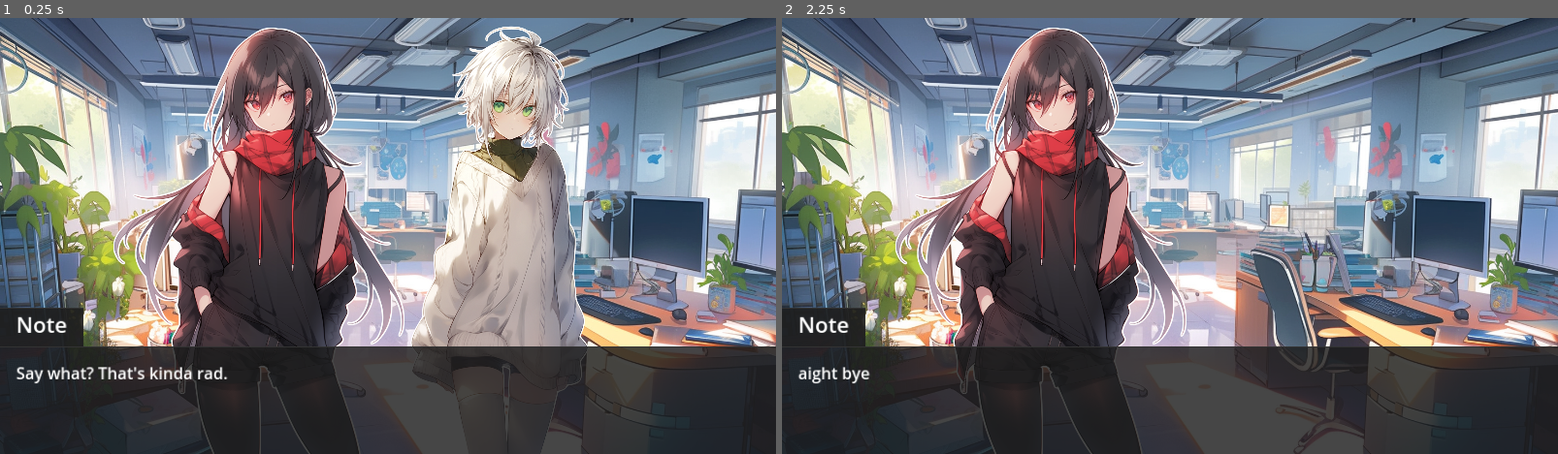
Above: before the commit, frames 1-2 (left to right).
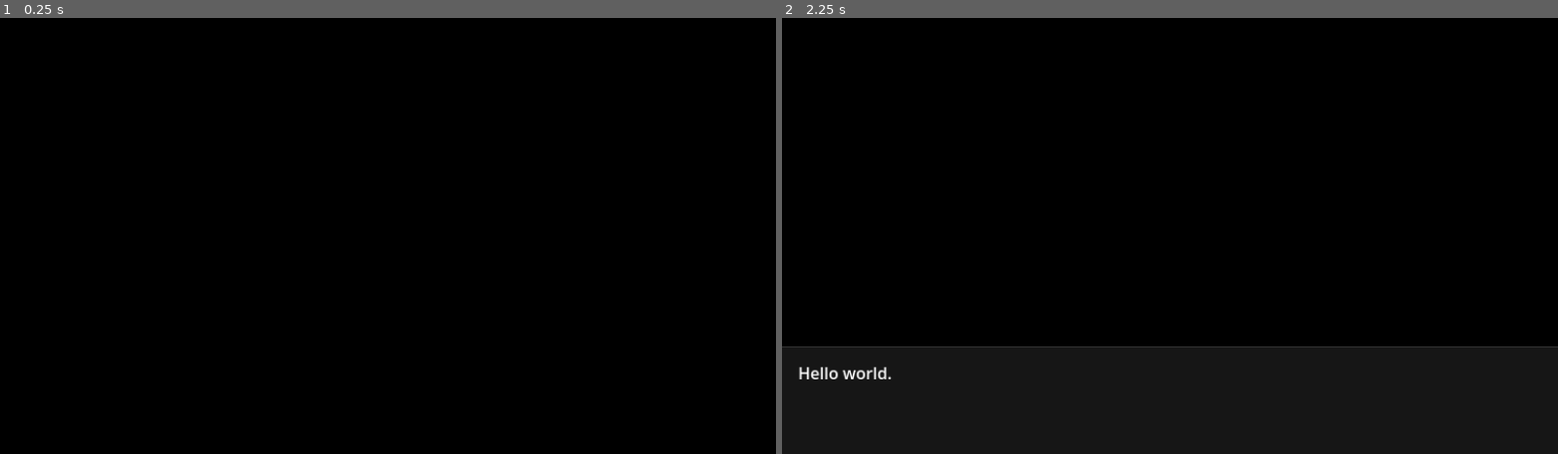
Above: after the commit, the same moments.

Repository: itsMapleLeaf/lovenote
Game: Godot game, scene res://engine/game.tscn
The game is run twice, just before and just after one commit, with the same random seed, the same clock (stepped at 60 frames per second) and the same inputs.
Inputs:
- Up to frame 1 (0.25 s): no input
- Up to frame 2 (2.25 s): tap Enter at 0.5, 2 s; hold Right (dialog_next) 0.53-1.28 s; tap Space at 1.25 s; tap Left (dialog_prev) at 1.35 s; hold Right (dialog_next) from 2.03 s (still down)

The runs differ from the first frame. In frame 1, 100% of the frame differs, in the area x 0-100%, y 0-100%; in frame 2, 87%.

Commit message:
less dumb copying
keep it simple

Diff:
--- a/engine/game.tscn
+++ b/engine/game.tscn
@@ -13,4 +13,3 @@
 [speaker:Note] [enter:note,to=0.65,from=0.2,duration=1] Say what? [wait:1.0] That's kinda rad.
 [speaker:Note] [leave:note,by=0.2,duration=1] aight bye
 [speaker:Ryder] :("
-position = 2
--- a/engine/stage_line.gd
+++ b/engine/stage_line.gd
@@ -7,9 +7,9 @@
 func _init(commands: Array[StageCommand], base_snapshot: StageSnapshot) -> void:
 	self.commands = commands
 
-	snapshot = base_snapshot.duplicate(true) as StageSnapshot
-	StageSnapshot.reset_dialog(snapshot)
-	StageSnapshot.apply_commands(snapshot, commands)
+	snapshot = base_snapshot.copy()
+	snapshot.reset_dialog()
+	snapshot.apply_commands(commands)
 
 
 func _to_string() -> String:
--- a/engine/stage_snapshot.gd
+++ b/engine/stage_snapshot.gd
@@ -1,11 +1,10 @@
 class_name StageSnapshot
-extends Resource
 
-@export var background: String = ""
-@export var speaker: String = ""
-@export var characters: Array[CharacterSnapshot] = []
+var background: String = ""
+var speaker: String = ""
+var characters: Array[CharacterSnapshot] = []
 
-@export var text: String = "":
+var text: String = "":
 	set(input):
 		text = extra_white_space.sub(input.strip_edges(), " ", true)
 
@@ -22,22 +21,33 @@
 	return "StageSnapshot(%s)" % data
 
 
-static func reset_dialog(snapshot: StageSnapshot) -> void:
-	snapshot.speaker = ""
-	snapshot.text = ""
+func copy() -> StageSnapshot:
+	var snapshot := StageSnapshot.new()
+	snapshot.background = background
+	snapshot.speaker = speaker
+	snapshot.text = text
+	snapshot.characters = []
+
+	for character in characters:
+		snapshot.characters.append(character.copy())
+
+	return snapshot
 
 
-static func apply_commands(snapshot: StageSnapshot, commands: Array[StageCommand]) -> void:
-	var characters := snapshot.characters.duplicate() as Array[CharacterSnapshot]
+func reset_dialog() -> void:
+	speaker = ""
+	text = ""
 
+
+func apply_commands(commands: Array[StageCommand]) -> void:
 	for command in commands:
 		match command.name:
 			"dialog":
-				snapshot.text += " " + command.value
+				text += " " + command.value
 			"speaker":
-				snapshot.speaker = command.value
+				speaker = command.value
 			"background":
-				snapshot.background = command.value
+				background = command.value
 			"enter":
 				var name := command.get_required_arg(0)
 				var position := command.get_required_arg("to").to_float()
@@ -49,14 +59,10 @@
 						characters.remove_at(index)
 						break
 
-	snapshot.characters = characters
-
 
 class CharacterSnapshot:
-	extends Resource
-
-	@export var name: String = ""
-	@export var stage_position: float = 0
+	var name: String = ""
+	var stage_position: float = 0
 
 	func _init(name := "", stage_position := 0.0) -> void:
 		self.name = name
@@ -68,3 +74,6 @@
 			"stage_position": stage_position,
 		}
 		return "CharacterSnapshot(%s)" % data
+
+	func copy() -> CharacterSnapshot:
+		return CharacterSnapshot.new(name, stage_position)
